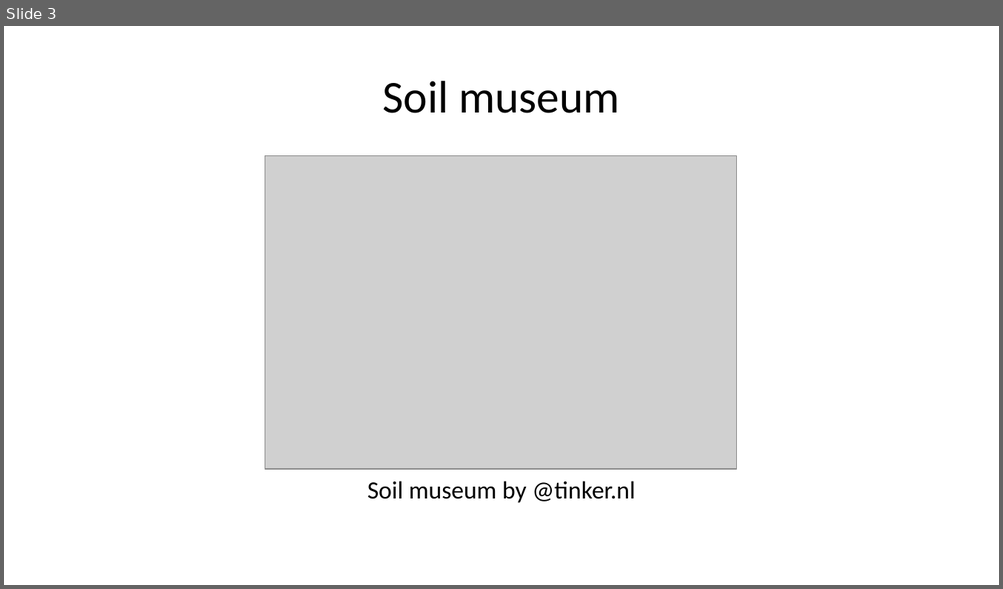
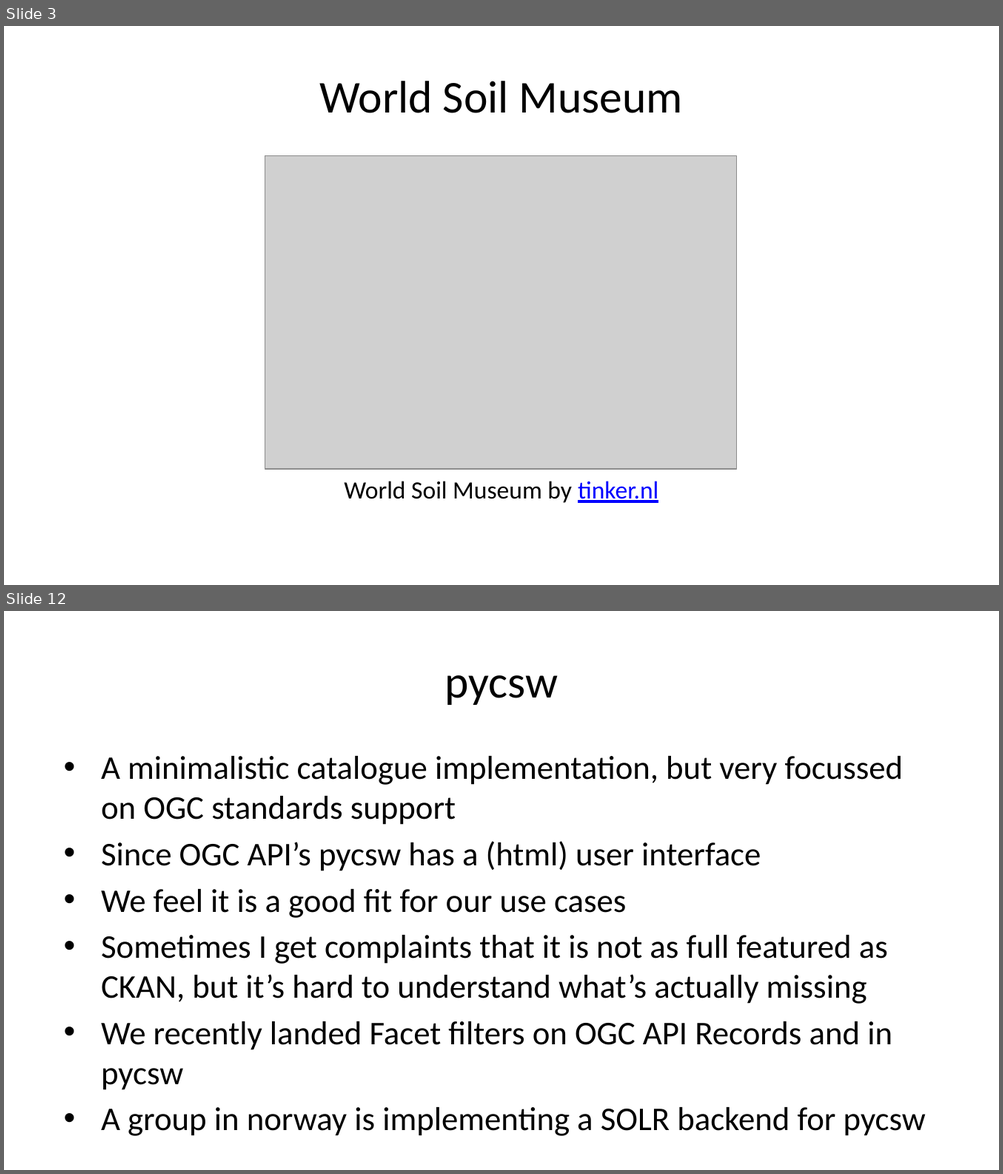
Before and after one commit to pvgenuchten/slides, a slide deck: slides/20250703-foss4gnl-opensource-at-isric.pptx. Shown one above the other, each under a label of ours: slide 3 before the commit, slides 3 and 12 after it; the slides between them are not shown. The pictures are 1003x589 and 1003x1174 pixels, drawn with LibreOffice and Linux fonts; fonts in the diff are those of the drawing; grey boxes stand for pictures. Boxes give left, top, right and bottom in pixels: in the first picture for what was removed or moved away, otherwise in the second. Text is boxed around its words. In the diff, an @@ line names an element or a change of style, - is before the commit and + after.

```diff
--- a/slides/20250703-foss4gnl-opensource-at-isric.pptx
+++ b/slides/20250703-foss4gnl-opensource-at-isric.pptx
@@ slide 12 added at bbox=[4, 611, 999, 1170], background #FFFFFF @@
@@ title added at bbox=[444, 675, 558, 705], 33 pt, text #000000 @@
+pycsw
@@ text added at bbox=[101, 756, 925, 1136], 24 pt, text #000000 @@
+• A minimalistic catalogue implementation, but very focussed on OGC standards support
+• Since OGC API’s pycsw has a (html) user interface
+• We feel it is a good fit for our use cases
+• Sometimes I get complaints that it is not as full featured as CKAN, but it’s hard to understand what’s actually missing
+• We recently landed Facet filters on OGC API Records and in pycsw
+• A group in norway is implementing a SOLR backend for pycsw
@@ slide 3 changed as well @@
@@ title at bbox=[320, 81, 683, 113]: text changed @@
-Soil museum
+World Soil Museum
@@ text at bbox=[344, 481, 658, 503]: text changed @@
-Soil museum by @tinker.nl
+World Soil Museum by tinker.nl
```
Also in this commit, not shown: 4 other slides changed, 12 other slides added, 36 slides removed, 8 other files.
